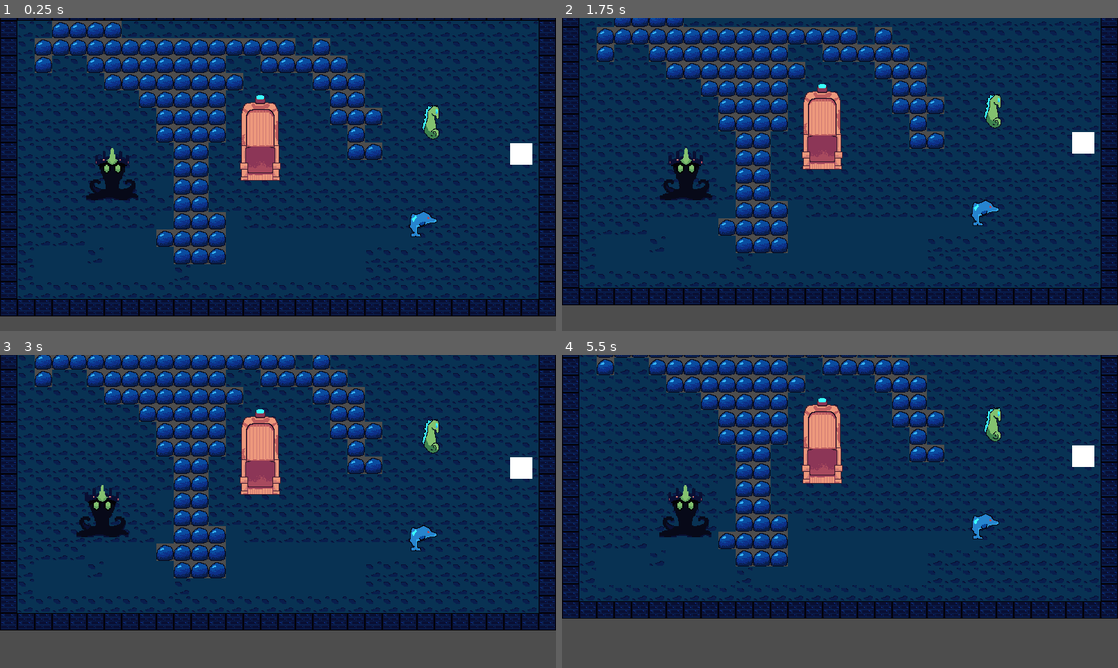
Above: before the commit, frames 1-4 (two rows, left to right).
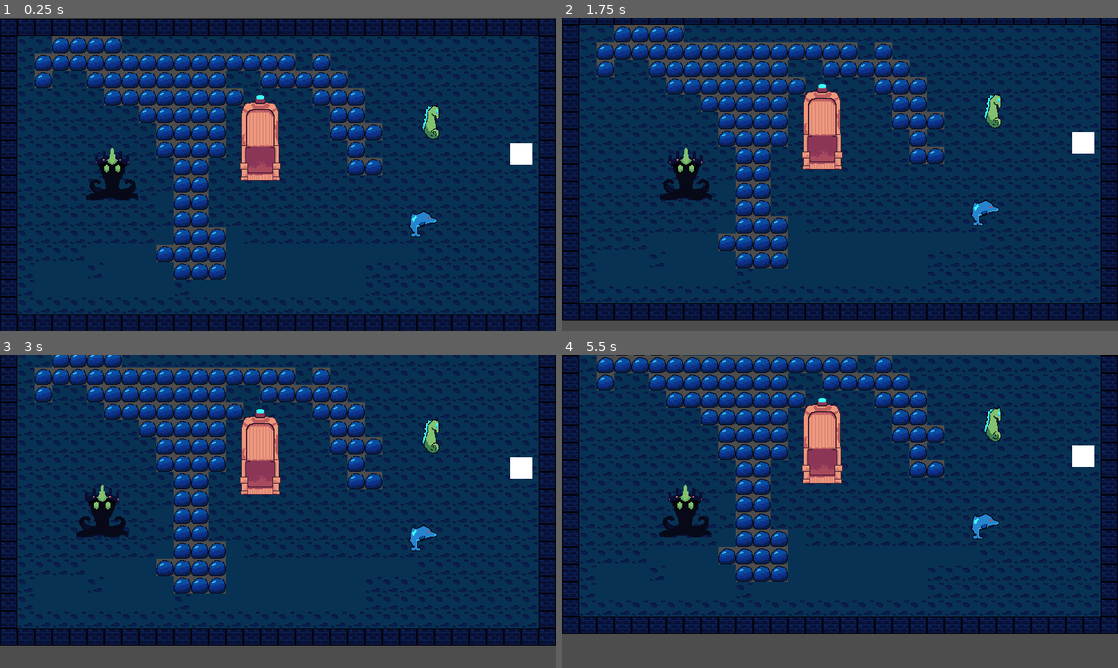
Above: after the commit, the same moments.

Repository: JakasaurusRex/Severed
Game: Godot game, scene res://Assets/Scenes/throne_room.tscn
Two runs of this game, one before a commit and one after it. Both use one fixed random seed, a clock stepped at 60 frames per second and the inputs below.
Inputs (mouse positions are in pixels of both pictures, inside the frame that each line leads up to):
- Up to frame 1 (0.25 s): no input
- Up to frame 2 (1.75 s): tap Enter at 0.5 s; move the mouse to (962, 158) at 0.52 s; tap A (a) at 0.6 s; tap D (d) at 0.8, 1.35 s; move the mouse to (728, 190) at 1.27 s; tap S (s) at 1.55 s
- Up to frame 3 (3 s): move the mouse to (333, 442) at 2.02 s; tap S (s) at 2.1 s; tap A (a) at 2.3, 2.85 s; move the mouse to (250, 574) at 2.77 s
- Up to frame 4 (5.5 s): tap D (d) at 3.05, 3.6, 5.3 s; move the mouse to (1006, 558) at 3.52 s; tap S (s) at 3.8, 4.35 s; move the mouse to (673, 464) at 4.27 s; tap A (a) at 4.55 s; move the mouse to (867, 511) at 5.02 s; tap W (w) at 5.1 s

The runs differ from the first frame. In frame 1, 34% of the frame differs, in the area x 0-100%, y 0-100%; in frame 2, 31%; in frame 3, 29%; in frame 4, 28%.

Commit message:
added avoidance to enemy nav

Diff:
--- a/Assets/Scenes/default_enemy.tscn
+++ b/Assets/Scenes/default_enemy.tscn
@@ -107,6 +107,8 @@
 shape = SubResource("CircleShape2D_h1jkx")
 
 [node name="enemyNav" type="NavigationAgent2D" parent="."]
+avoidance_enabled = true
+radius = 50.0
 
 [node name="hitbox" type="Area2D" parent="."]
 position = Vector2(31, 0)
--- a/Assets/Scenes/throne_room.tscn
+++ b/Assets/Scenes/throne_room.tscn
@@ -117,6 +117,7 @@
 color = Color(0, 0.0784314, 0.243137, 1)
 
 [node name="TileMap" type="TileMap" parent="."]
+position = Vector2(0, 28)
 tile_set = SubResource("TileSet_d23au")
 format = 2
 layer_0/tile_data = PackedInt32Array(0, 131073, 1, 1, 131073, 1, 2, 131073, 1, 3, 131073, 1, 4, 131073, 1, 5, 131073, 1 …(10155 unchanged characters)…
--- a/Assets/Scripts/default_enemy.gd
+++ b/Assets/Scripts/default_enemy.gd
@@ -9,7 +9,7 @@
 @onready var sprite = $enemySprite
 @onready var anim = $enemyAnim
 @onready var trigger_dist = 300
-@onready var attack_dist = 50
+@onready var attack_dist = 75
 @onready var hit_damage = 10
 # Get the gravity from the project settings to be synced with RigidBody nodes.
 var gravity = ProjectSettings.get_setting("physics/2d/default_gravity")
Binary file changed: Asperite FIles/bubble.png
Binary file changed: Asperite FIles/dolphin.aseprite
Not shown, added: Asperite FIles/fishtank-Sheet.png.import
Not shown, added: Asperite FIles/fishtank.png.import
